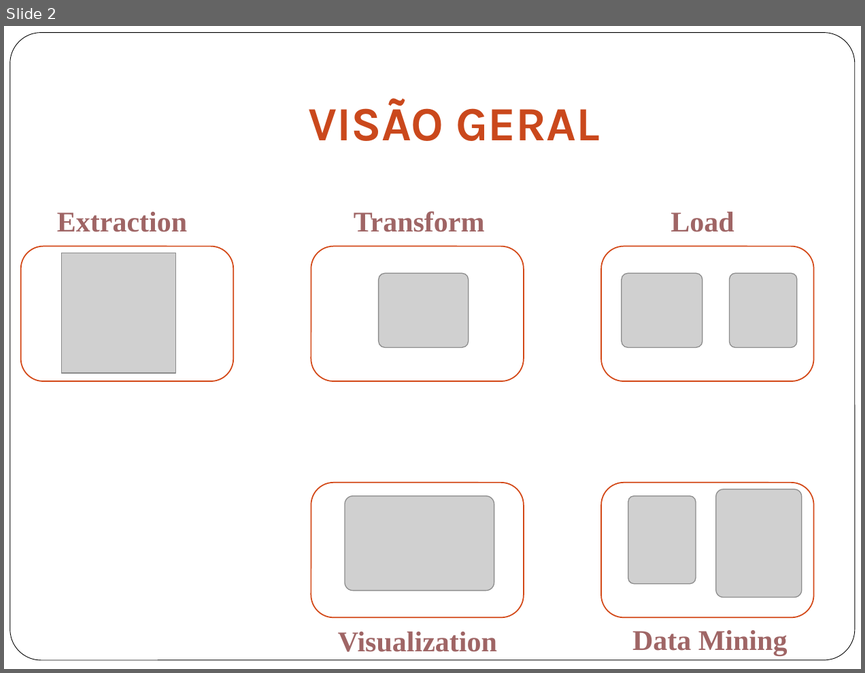
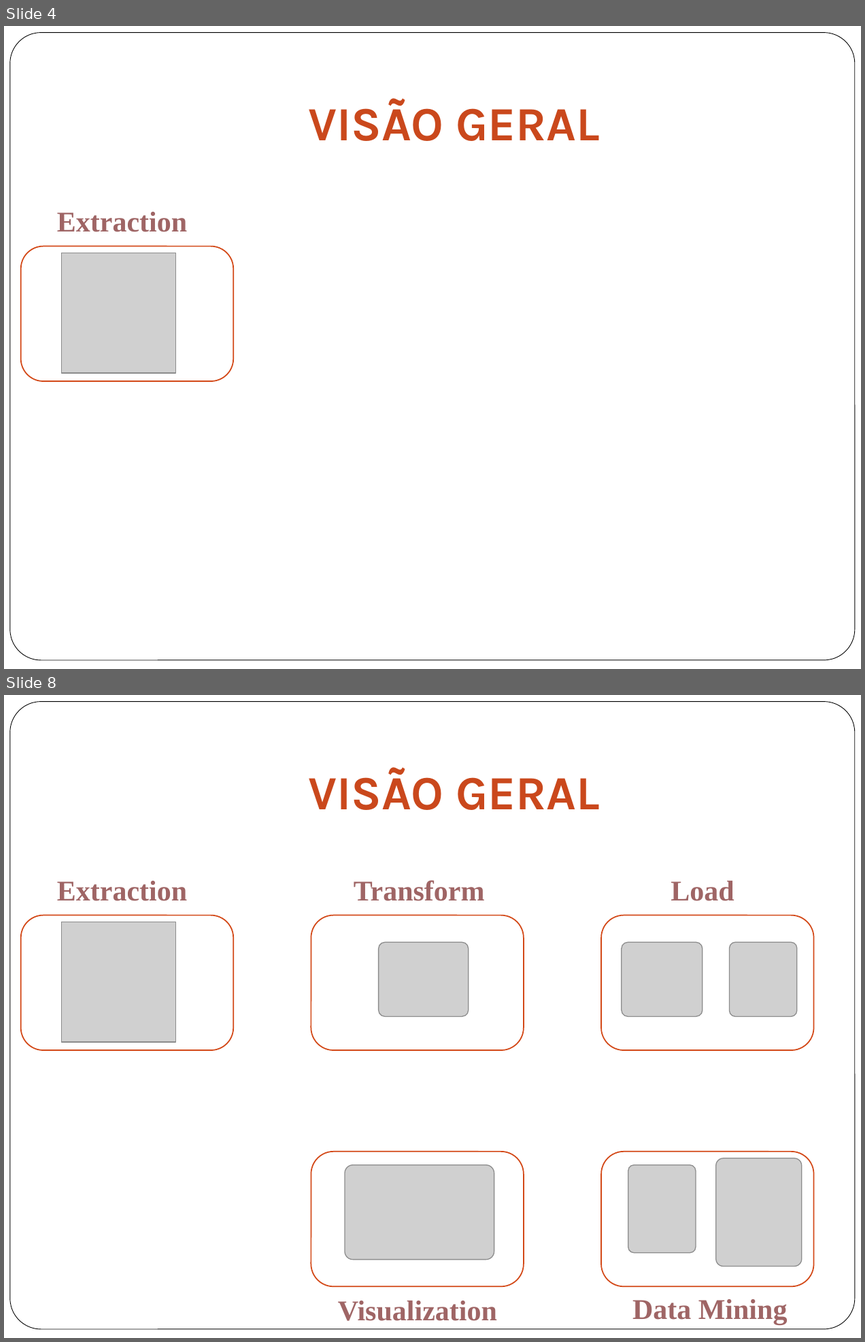
Before and after one commit to gabriellimagomes15/dsa, a slide deck: Apresentacao.pptx. Shown one above the other, each under a label of ours: slide 2 before the commit, slides 4 and 8 after it; the slides between them are not shown. The pictures are 865x673 and 865x1342 pixels, drawn with LibreOffice and Linux fonts; fonts in the diff are those of the drawing; grey boxes stand for pictures; background and template pictures are left out. Boxes give left, top, right and bottom in pixels: in the first picture for what was removed or moved away, otherwise in the second. Text is boxed around its words. In the diff, an @@ line names an element or a change of style, - is before the commit and + after.

```diff
--- a/Apresentacao.pptx
+++ b/Apresentacao.pptx
@@ slide 4 added at (4, 26, 861, 669), background #FFFFFF; not listed: 1 template element that a slide beside it also shows @@
@@ title added at (308, 98, 600, 141), 40 pt, text gradient #622410 to #CA481C to #BC431A, bold @@
+VISÃO GERAL
@@ text added at (57, 212, 187, 232), 24 pt, text gradient #4C2424 to #A06565 to #F6F1F1, bold @@
+Extraction
@@ rounded rectangle added at (21, 246, 234, 381), fill #FFFFFF, outline #D34817 1 pt @@
@@ picture added at (61, 253, 176, 373) @@
@@ what was slide 2 is now slide 8 @@
```
Also in this commit, not shown: 7 slides changed, 13 other slides added.
